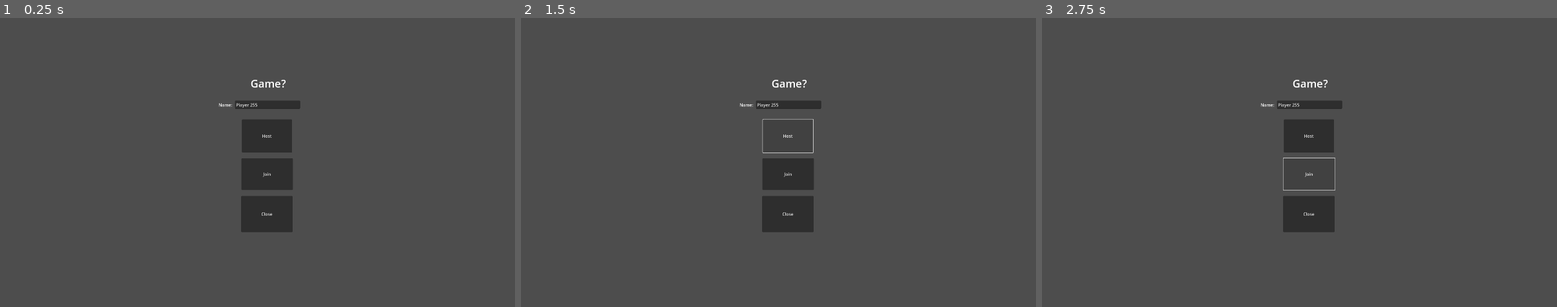
Above: before the commit, frames 1-3 (left to right).
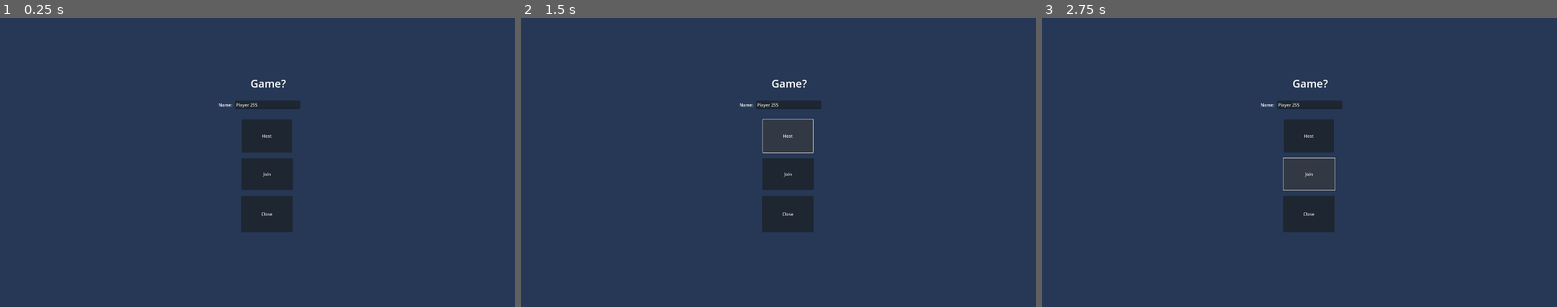
Above: after the commit, the same moments.

Repository: pvmathew/denliner
Game: Godot game, scene res://Scenes/MainMenu/main_menu.tscn
Two runs of this game, one before a commit and one after it. Both use one fixed random seed, a clock stepped at 60 frames per second and the inputs below.
Inputs:
- Up to frame 1 (0.25 s): no input
- Up to frame 2 (1.5 s): tap Enter at 0.5 s; click "Host" at 1.25 s
- Up to frame 3 (2.75 s): click "Join" at 2 s

The runs differ from the first frame. In frame 1, 96% of the frame differs, in the area x 0-100%, y 0-100%; in frame 2, 96%; in frame 3, 96%.

Commit message:
Make HTTP get request on host once a topic is chosen

Diff:
--- /dev/null
+++ b/Global/game_data.gd
@@ -0,0 +1,3 @@
+extends Node
+
+var topic = ""
--- /dev/null
+++ b/Scenes/Drawing/first_drawing.gd
@@ -0,0 +1,4 @@
+extends Node2D
+
+func _ready():
+	$Topic.text = GameData.topic
--- /dev/null
+++ b/Scenes/Drawing/first_drawing.tscn
@@ -0,0 +1,24 @@
+[gd_scene load_steps=4 format=3 uid="uid://7puhb5e7fpmr"]
+
+[ext_resource type="Script" path="res://Scenes/Drawing/first_drawing.gd" id="1_kl1rj"]
+[ext_resource type="PackedScene" uid="uid://6ncj3v47j56d" path="res://UI/drawing_canvas.tscn" id="2_ni5ja"]
+
+[sub_resource type="Theme" id="Theme_fcsvn"]
+default_font_size = 40
+
+[node name="FirstDrawing" type="Node2D"]
+script = ExtResource("1_kl1rj")
+
+[node name="DrawingCanvas" parent="." instance=ExtResource("2_ni5ja")]
+offset_left = 503.0
+offset_top = 346.0
+offset_right = 503.0
+offset_bottom = 346.0
+
+[node name="Topic" type="Label" parent="."]
+offset_left = 764.0
+offset_top = 194.0
+offset_right = 888.0
+offset_bottom = 249.0
+theme = SubResource("Theme_fcsvn")
+text = "Topic :"
--- a/Scenes/ThemeSelection/theme_selection.gd
+++ b/Scenes/ThemeSelection/theme_selection.gd
@@ -1,7 +1,41 @@
 extends Node2D
 
+var ANIMAL_API_URL = "https://api.github.com/repos/godotengine/godot/releases/latest"
+var http_request = HTTPRequest.new()
+
 func _ready():
+
+	add_child(http_request)
+	http_request.request_completed.connect(_on_request_completed)
+
 	if PlayerData.is_host:
 		$ThemeList.visible = true
 	else:
 		$LobbyDisclaimer.visible = true
+
+
+func _on_どうぶつ_pressed():
+	http_request.request(ANIMAL_API_URL)
+
+func _on_request_completed(result, response_code, headers, body):
+	var json = JSON.parse_string(body.get_string_from_utf8())
+	$ThemeList.visible = false
+
+	var topic = "うさぎ"
+	GameData.topic = topic
+	$Topic.text = topic
+
+	start_timer()
+
+func start_timer():
+	var timer = Timer.new()
+	timer.wait_time = 2  # Set the wait time to 10 seconds
+	timer.one_shot = true  # Set to true to auto-reset after timeout
+	timer.connect("timeout", _on_timeout)
+	add_child(timer)  # Add the Timer node to the scene tree
+	timer.start()  # Start the timer
+
+func _on_timeout():
+	print("time has run out, scenes to first canvas")
+	# This method is called when the timer expires
+	# Change to your desired scene after 10 seconds
--- a/Scenes/ThemeSelection/theme_selection.tscn
+++ b/Scenes/ThemeSelection/theme_selection.tscn
@@ -1,6 +1,9 @@
-[gd_scene load_steps=2 format=3 uid="uid://bs3bsjtfhyaak"]
+[gd_scene load_steps=3 format=3 uid="uid://bs3bsjtfhyaak"]
 
 [ext_resource type="Script" path="res://Scenes/ThemeSelection/theme_selection.gd" id="1_yii6x"]
+
+[sub_resource type="Theme" id="Theme_rw0qs"]
+default_font_size = 40
 
 [node name="ThemeSelection" type="Node2D"]
 script = ExtResource("1_yii6x")
@@ -29,3 +32,13 @@
 offset_right = 1127.0
 offset_bottom = 531.0
 text = "Host is selecting a theme..."
+
+[node name="Topic" type="Label" parent="."]
+offset_left = 764.0
+offset_top = 194.0
+offset_right = 888.0
+offset_bottom = 249.0
+theme = SubResource("Theme_rw0qs")
+text = "Topic :"
+
+[connection signal="pressed" from="ThemeList/どうぶつ" to="." method="_on_どうぶつ_pressed"]
--- /dev/null
+++ b/UI/drawing_canvas.tscn
@@ -0,0 +1,6 @@
+[gd_scene format=3 uid="uid://6ncj3v47j56d"]
+
+[node name="DrawingCanvas" type="Control"]
+layout_mode = 3
+anchors_preset = 0
+size_flags_horizontal = 0
--- a/project.godot
+++ b/project.godot
@@ -19,6 +19,7 @@
 
 PlayerData="*res://Global/player_data.gd"
 SessionData="*res://Global/session_data.gd"
+GameData="*res://Global/game_data.gd"
 
 [display]
 
@@ -28,3 +29,4 @@
 [rendering]
 
 renderer/rendering_method="mobile"
+environment/defaults/default_clear_color=Color(0.14902, 0.219608, 0.333333, 1)
